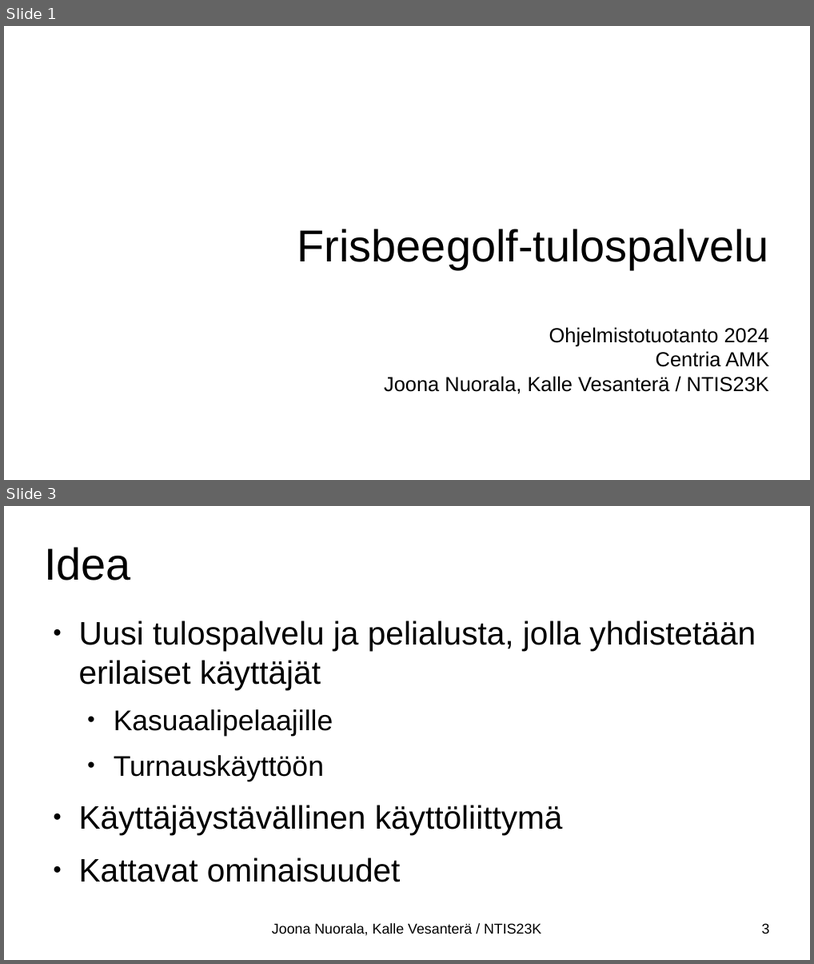
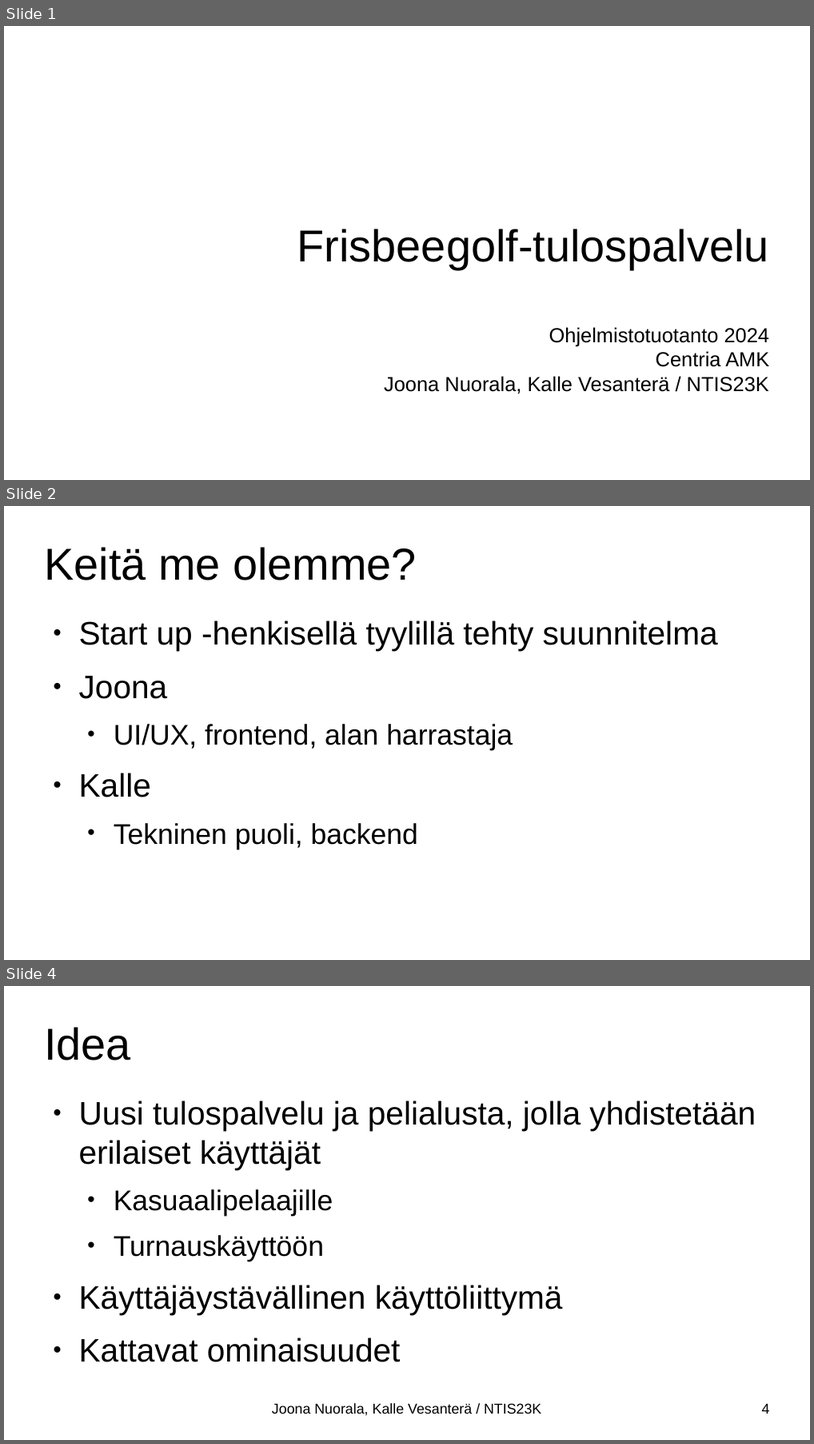
Before and after one commit to Kabskibs/centria_ohjelmistotuotanto, a slide deck: esitys/esitys_wip.odp. Shown one above the other, each under a label of ours: slides 1 and 3 before the commit, slides 1, 2 and 4 after it; the slides between them are not shown. The pictures are 814x964 and 814x1444 pixels, drawn with LibreOffice and Linux fonts; fonts in the diff are those of the drawing. Boxes give left, top, right and bottom in pixels: in the first picture for what was removed or moved away, otherwise in the second. Text is boxed around its words. In the diff, an @@ line names an element or a change of style, - is before the commit and + after.

```diff
--- a/esitys/esitys_wip.odp
+++ b/esitys/esitys_wip.odp
@@ slide 2 added at (x1=4, y1=506, x2=810, y2=960), background #FFFFFF @@
@@ title added at (x1=44, y1=547, x2=417, y2=580), 44 pt, text #000000 @@
+Keitä me olemme?
@@ text added at (x1=79, y1=620, x2=718, y2=849), 32 pt, text #000000 @@
+● Start up -henkisellä tyylillä tehty suunnitelma
+● Joona
+  • UI/UX, frontend, alan harrastaja
+● Kalle
+  • Tekninen puoli, backend
@@ what was slide 3 is now slide 4 @@
@@ page number at (x1=762, y1=1403, x2=770, y2=1413): text changed @@
-3
+4
```
Also in this commit, not shown: 6 slides changed, 3 other slides added, 2 other files.
